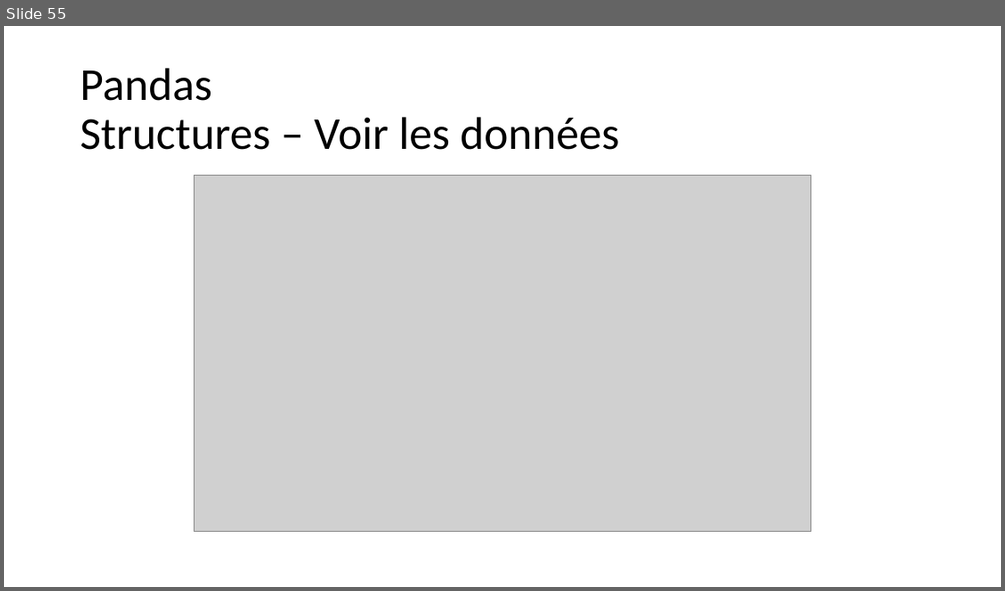
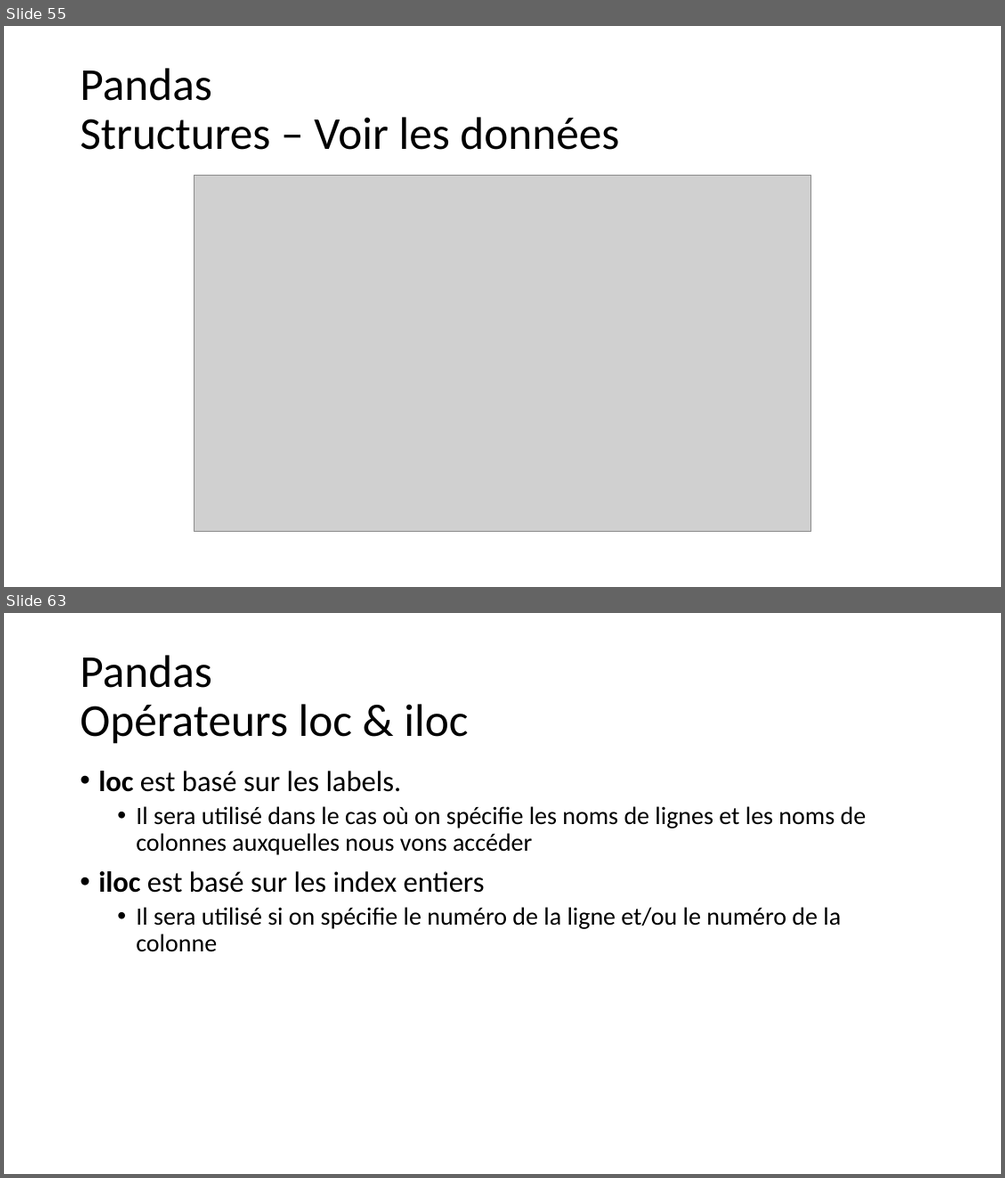
Before and after one commit to aubinthomas/Course, a slide deck: python_debutant/Formation Python débutant.pptx. Shown one above the other, each under a label of ours: slide 55 before the commit, slides 55 and 63 after it; the slides between them are not shown. The pictures are 1005x591 and 1005x1178 pixels, drawn with LibreOffice and Linux fonts; fonts in the diff are those of the drawing; grey boxes stand for pictures. Boxes give left, top, right and bottom in pixels: in the first picture for what was removed or moved away, otherwise in the second. Text is boxed around its words. In the diff, an @@ line names an element or a change of style, - is before the commit and + after.

```diff
--- a/python_debutant/Formation Python débutant.pptx
+++ b/python_debutant/Formation Python débutant.pptx
@@ slide 63 added at (4,613,1001,1174), background #FFFFFF @@
@@ title added at (80,655,468,744), 44 pt, text #000000 @@
+Pandas
+Opérateurs loc & iloc
@@ text added at (98,771,866,952), 24 pt, text #000000 @@
+• loc est basé sur les labels.
+  • Il sera utilisé dans le cas où on spécifie les noms de lignes et les noms de colonnes auxquelles nous vons accéder
+• iloc est basé sur les index entiers
+  • Il sera utilisé si on spécifie le numéro de la ligne et/ou le numéro de la colonne
```
Also in this commit, not shown: 5 slides changed, 11 other slides added, 2 other files.
